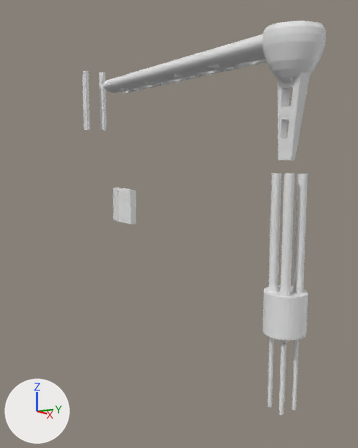
What one commit did to the Blender file arm.blend.
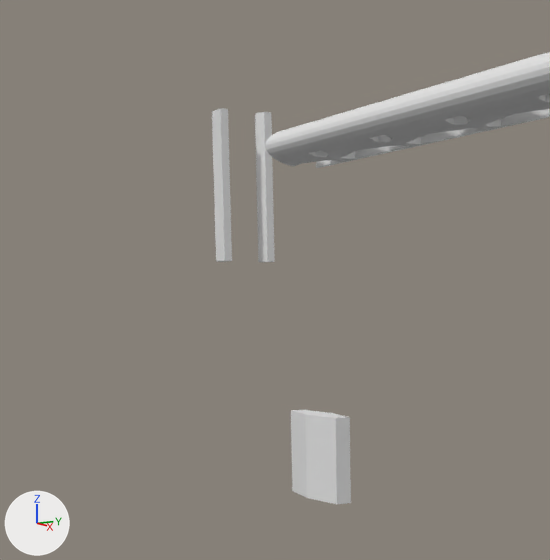
Each version is shown whole from a 50 mm camera at (32.2, -24.3, -1.0) aimed at (-8.9, 0.5, -8.4), then close up on the part from 0% to 60% of the width and 6% to 55% of the height. Arrows for +X, +Y and +Z are at lower left; the lights stay in place.

Script lines for the objects in view, before the commit:
```python
me_cylinder = bpy.data.meshes.new('Cylinder')
me_cylinder.from_pydata(...)  # 430 vertices, 194 faces; spans x -1.0..1.0, y -1.0..1.0, z -1.0..1.0
me_cylinder_003 = bpy.data.meshes.new('Cylinder.003')
me_cylinder_003.from_pydata(...)  # a 6-sided cylinder along z spanning x -0.37..0.37, y -0.43..0.43, z -1.0..1.0
me_cylinder_004 = bpy.data.meshes.new('Cylinder.004')
me_cylinder_004.from_pydata(...)  # 20 vertices, 14 faces; spans x -0.87..0.87, y -6.58..0.5, z -1.0..1.0
ob_arm_cylinder = bpy.data.objects.new('Arm Cylinder', me_cylinder)
ob_arm_cylinder.location = (-3.98, -2.24, 5.3)
ob_arm_cylinder.rotation_euler = (0.0, 1.571, 0.0)  # degrees (0, 90, 0)
ob_arm_cylinder.scale = (0.772, 1.7, 12.6)
_m = ob_arm_cylinder.modifiers.new('Boolean', 'BOOLEAN')
_m.solver = 'FLOAT'
ob_hexagonal_cutout_tool = bpy.data.objects.new('Hexagonal Cutout Tool', me_cylinder_003)
ob_hexagonal_cutout_tool.location = (-15.62, -2.24, -7.05)
ob_hexagonal_cutout_tool.scale = (5.87, 1.43, 1.72)
_m = ob_hexagonal_cutout_tool.modifiers.new('Boolean', 'BOOLEAN')
_m.solver = 'FLOAT'
ob_pentagonal_cutout = bpy.data.objects.new('Pentagonal Cutout', me_cylinder_004)
ob_pentagonal_cutout.location = (-23.28, -3.27, 4.29)
ob_pentagonal_cutout.rotation_euler = (0.0, 0.0, 3.142)  # degrees (0, 0, 180)
ob_pentagonal_cutout.scale = (0.633, 0.334, 3.27)
_m = ob_pentagonal_cutout.modifiers.new('Boolean', 'BOOLEAN')
_m.solver = 'FLOAT'
```
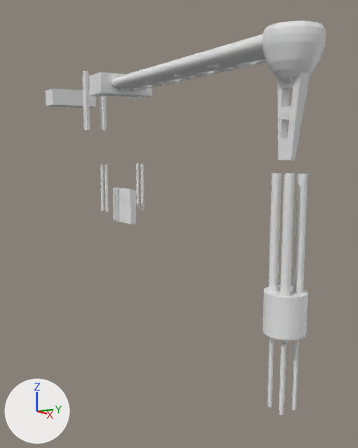
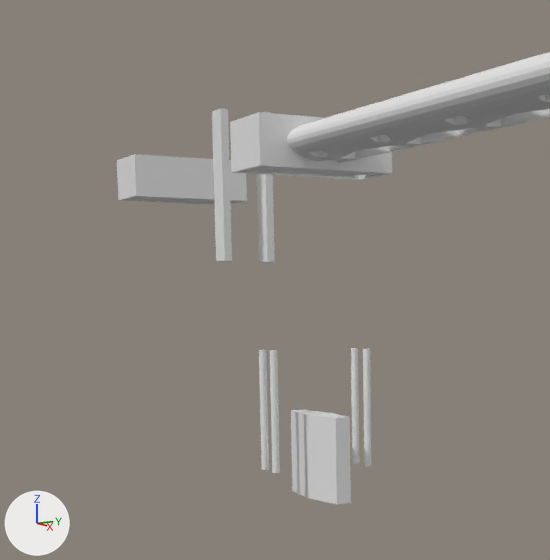
Where the change shows, as pixel boxes (x1, y1, x2, y2) in the close-ups (550 x 560 px):
'Arm Cylinder', reshaped: before (265, 52, 550, 168); after (230, 52, 550, 180)
'Attachment Bracket', added: after (117, 154, 247, 204)
'Attachment Screws', added: after (259, 348, 371, 473)
part 1 of me_cylinder, built on: before (265, 118, 393, 168)

Diff of the bpy script that builds the scene:
```diff
--- a/arm.blend.py
+++ b/arm.blend.py
@@ me_cylinder @@
 # used by ob_arm_cylinder; location = (-3.98, -2.24, 5.3); rotation_euler = (0.0, 1.571, 0.0), in degrees (0, 90, 0); scale = (0.772, 1.7, 12.6)
-me_cylinder.from_pydata(...)  # 430 vertices, 194 faces; spans x -1.0..1.0, y -1.0..1.0, z -1.0..1.0
+me_cylinder.from_pydata(...)  # 689 vertices, 328 faces; spans x -1.21..1.32, y -1.66..1.67, z -1.07..1.0
+# me_cylinder part 1: 24 vertices moved from x -0.93..0.92, y -0.98..1.0, z -1.0..-0.92 to x -0.96..0.92, y -0.98..1.0, z -0.83; 12 vertices removed from x -0.95..0.95, y -1.0..0.98, z -1.0..-0.87; 271 vertices added at x -1.21..1.32, y -1.66..1.67, z -1.07..-0.83
@@ me_cube @@
+me_cube.from_pydata(...)  # a box spanning x -1.0..1.0, y -1.0..1.0, z -1.0..1.0
@@ me_cylinder_002 @@
+me_cylinder_002.from_pydata(...)  # 260 vertices, 136 faces, 8 loose edges; spans x -69.2..13.3, y -13.3..13.3, z -1.0..1.0
@@ ob_attachment_bracket @@
+ob_attachment_bracket = bpy.data.objects.new('Attachment Bracket', me_cube)
+ob_attachment_bracket.location = (-31.52, -2.24, 5.26)
+ob_attachment_bracket.scale = (1.49, 2.83, 0.976)
@@ ob_attachment_screws @@
+ob_attachment_screws = bpy.data.objects.new('Attachment Screws', me_cylinder_002)
+ob_attachment_screws.location = (-16.0, -0.71, -5.16)
+ob_attachment_screws.rotation_euler = (0.0, -6.283, 1.571)  # degrees (0, -360, 90)
+ob_attachment_screws.scale = (0.0537, 0.0537, 2.44)
```
